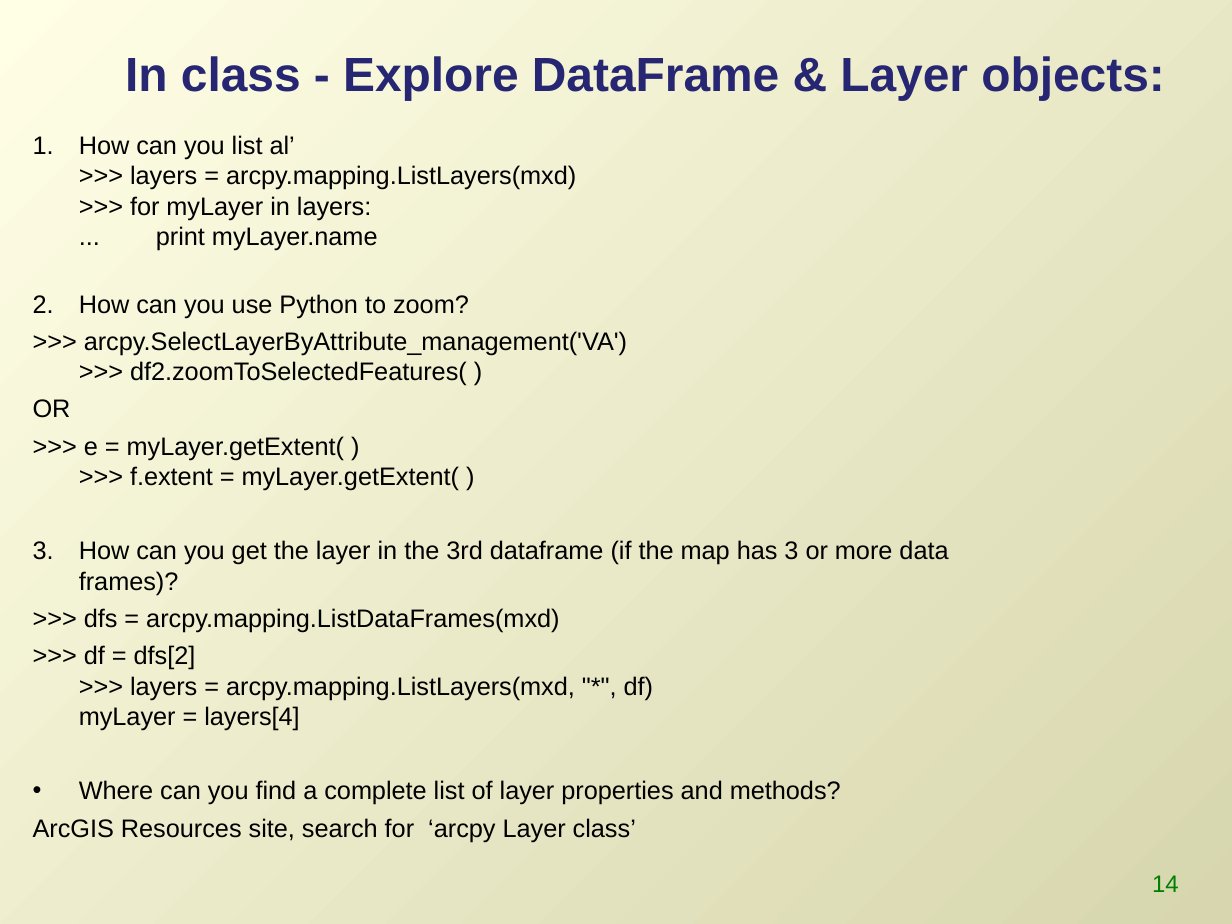
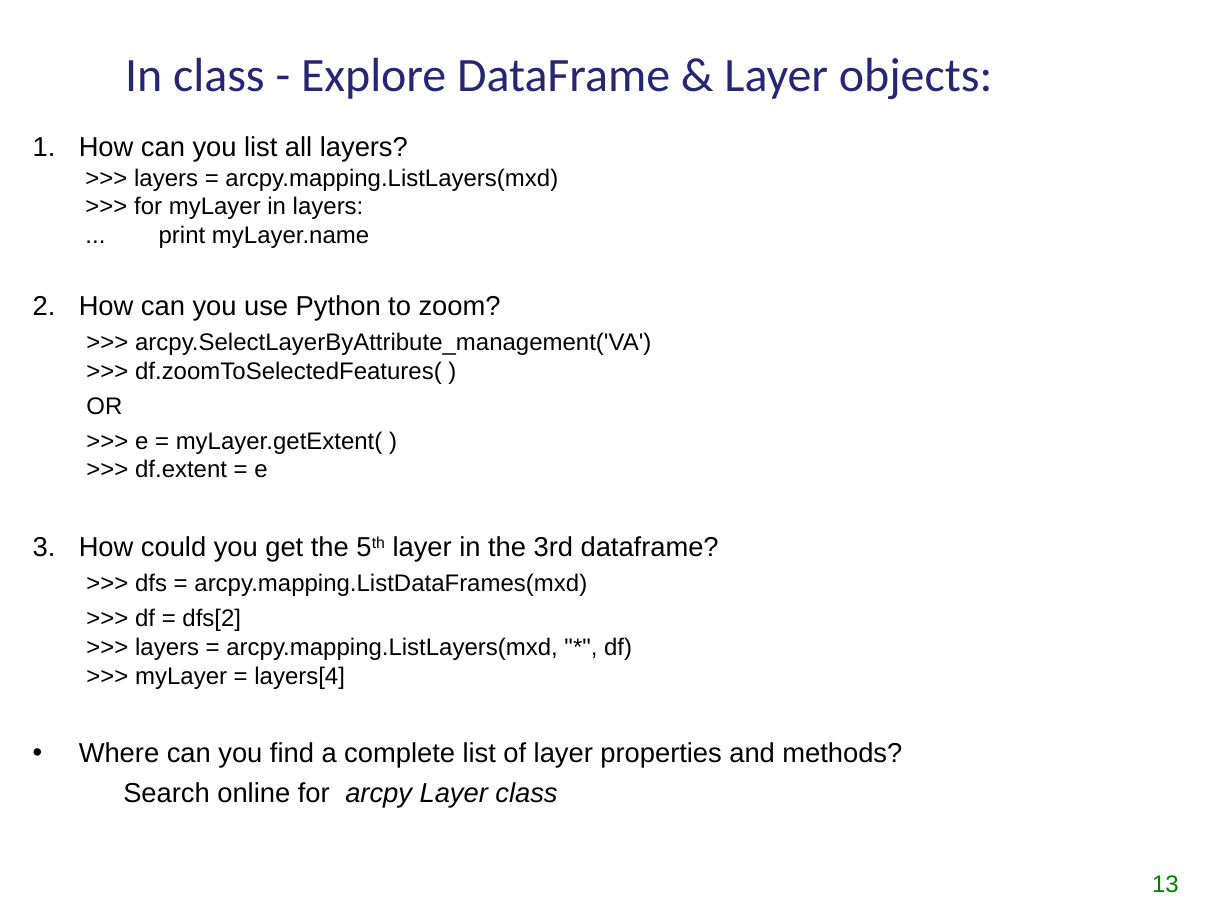
Before and after one commit to lgtateos/gis540, a slide deck: slide 13 of slides/arcpyMapping.ppt (slide 14 before the commit). Drawn at 1232x924 pixels with LibreOffice and Linux fonts; fonts in the diff are those of the drawing. Boxes give left, top, right and bottom in pixels: in the first picture for what was removed or moved away, otherwise in the second. Text is boxed around its words. In the diff, an @@ line names an element or a change of style, - is before the commit and + after.

```diff
--- a/slides/arcpyMapping.ppt
+++ b/slides/arcpyMapping.ppt
@@ background gradient #FFFFE6 to #D7D6AE to #FFFFFF @@
@@ title "In class - Explore DataFrame ..." at (x1=125, y1=57, x2=992, y2=100): font Arial to Calibri, bold off @@
@@ text at (x1=79, y1=136, x2=558, y2=248): text changed; size 14.8 to 14 pt @@
-1. How can you list al’
-   >>> layers = arcpy.mapping.ListLayers(mxd)
-   >>> for myLayer in layers:
-   ... print myLayer.name
+1. How can you list all layers?
+   >>> layers = arcpy.mapping.ListLayers(mxd)
+   >>> for myLayer in layers:
+   ... print myLayer.name
@@ text at (x1=79, y1=295, x2=902, y2=768): size 14.8 to 16 pt in "How can you use Python to zoom?", "Where can you find a complete list ..."; size 14.8 to 14 pt in "OR", ">>> dfs = arcpy.mapping.ListDataFrames(mxd)"; list level 1 to 2 in "OR"; list level 1 to 2 in ">>> dfs = arcpy.mapping.ListDataFrames(mxd)" @@
@@ text at (x1=135, y1=332, x2=651, y2=384): text changed; size 14.8 to 14 pt @@
->>> arcpy.SelectLayerByAttribute_management('VA')
->>> df2.zoomToSelectedFeatures( )
+  >>> arcpy.SelectLayerByAttribute_management('VA')
+  >>> df.zoomToSelectedFeatures( )
@@ text at (x1=79, y1=431, x2=719, y2=562): text changed; size 14.8 to 16 pt @@
->>> e = myLayer.getExtent( )
->>> f.extent = myLayer.getExtent( )
-3. How can you get the layer in the 3rd dataframe (if the map has 3 or more data frames)?
+  >>> e = myLayer.getExtent( )
+  >>> df.extent = e
+3. How could you get the 5th layer in the 3rd dataframe?
@@ text at (x1=135, y1=608, x2=632, y2=689): text changed; size 14.8 to 14 pt @@
->>> df = dfs[2]
->>> layers = arcpy.mapping.ListLayers(mxd, "*", df)
-myLayer = layers[4]
+  >>> df = dfs[2]
+  >>> layers = arcpy.mapping.ListLayers(mxd, "*", df)
+  >>> myLayer = layers[4]
@@ text at (x1=123, y1=782, x2=557, y2=808): text changed; size 14.8 to 16 pt @@
-ArcGIS Resources site, search for ‘arcpy Layer class’
+Search online for arcpy Layer class
@@ page number at (x1=1152, y1=875, x2=1179, y2=893): text changed @@
-14
+13
```
Also in this commit, not shown: 25 other slides changed, 7 slides added, 3 slides removed.
